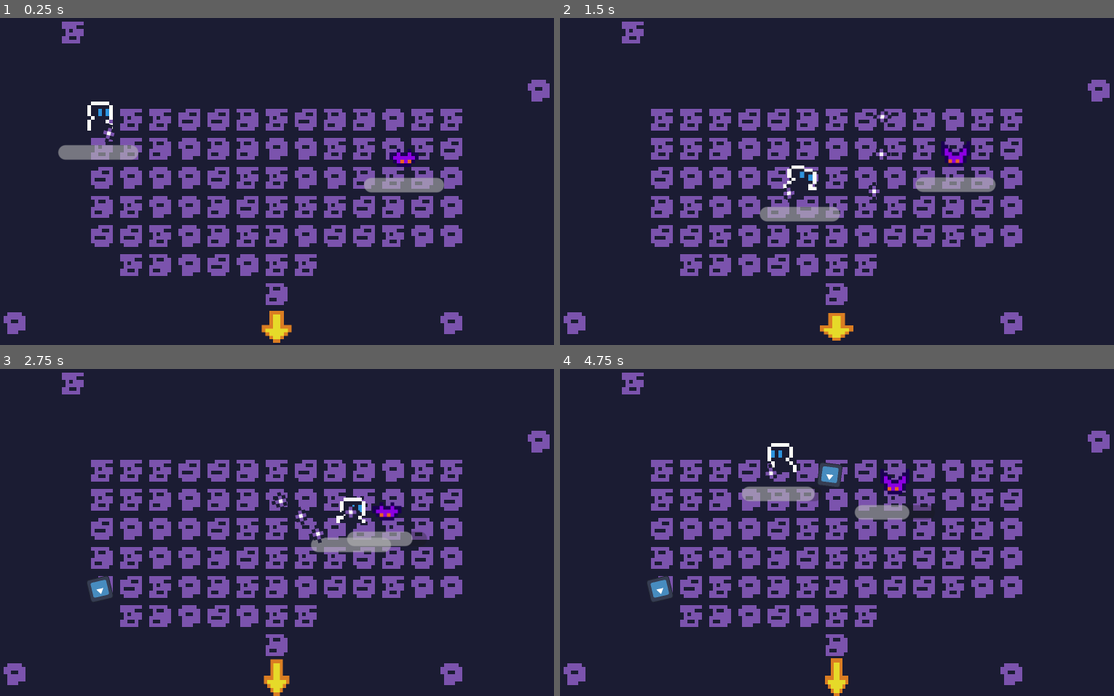
Above: before the commit, frames 1-4 (two rows, left to right).
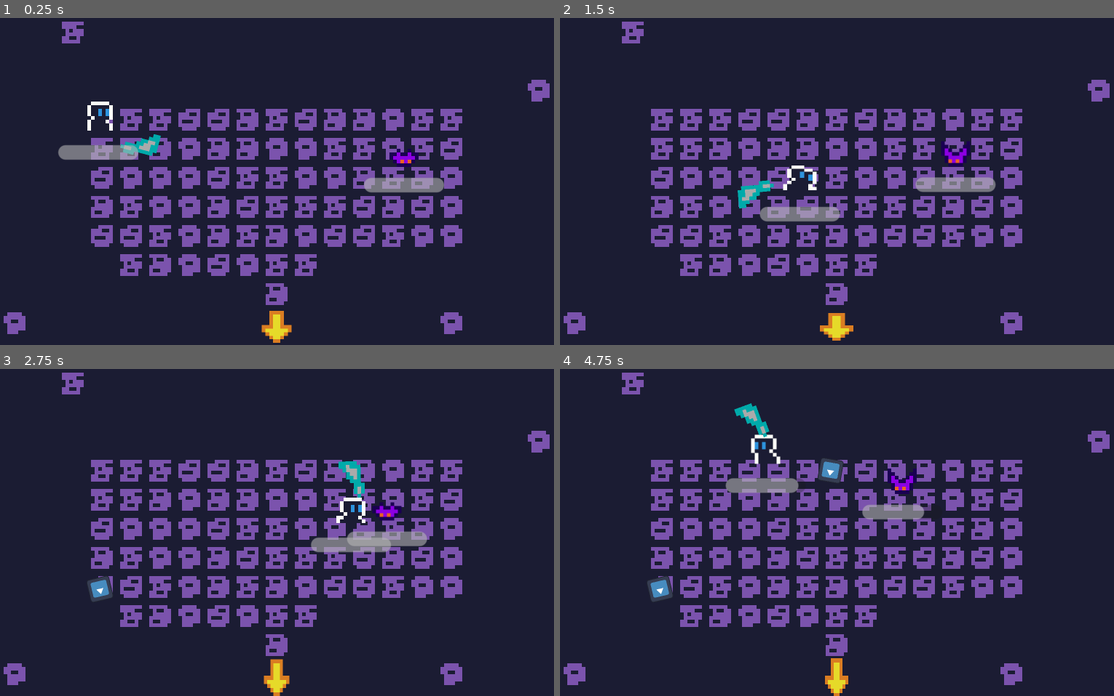
Above: after the commit, the same moments.

Repository: Renan-G-projec/DungeonWarrior
Game: Godot game, scene res://scenes/main.tscn
The game is run twice, just before and just after one commit, with the same random seed, the same clock (stepped at 60 frames per second) and the same inputs. The engine's default icon, where the game draws it, is replaced by a stand-in: a white triangle on a blue panel in a dark square.
Inputs (mouse positions are in pixels of both pictures, inside the frame that each line leads up to):
- Up to frame 1 (0.25 s): no input
- Up to frame 2 (1.5 s): tap Enter (ui_accept) at 0.5, 0.77 s; move the mouse to (981, 165) at 0.52 s; hold D (walk_right) 0.53-1.28 s; click (981, 165) at 0.6 s; tap Shift (dash) at 0.8, 1.35 s; move the mouse to (737, 197) at 1.27 s; hold Down (ui_down) from 1.28 s (still down)
- Up to frame 3 (2.75 s): tap Enter (ui_accept) at 1.52 s; click (177, 548) at 1.55 s; move the mouse to (349, 460) at 2.02 s; release Down (ui_down) at 2.03 s; hold D (walk_right) from 2.03 s (still down); tap E (Interact) at 2.1 s; click (349, 460) at 2.17 s; tap Shift (dash) at 2.3 s
- Up to frame 4 (4.75 s): move the mouse to (820, 597) at 2.77 s; release D (walk_right) at 2.78 s; hold Up (ui_up) 2.78-3.53 s; click (820, 597) at 2.85 s; tap Enter (ui_accept) at 3.02, 3.77, 4.52 s; move the mouse to (1025, 581) at 3.52 s; hold A (walk_left) from 3.53 s (still down); tap Shift (dash) at 3.6 s; click (1025, 581) at 3.67 s; move the mouse to (676, 483) at 4.27 s; tap Alt at 4.35 s; click (676, 483) at 4.55 s

The runs differ from the first frame. In frame 1, 0.3% of the frame differs, in the area x 18-30%, y 32-43%; in frame 2, 0.5%; in frame 3, 0.7%; in frame 4, 2.3%, in the area x 29-68%, y 10-46%.

Commit message:
feat: Added little knockback when hitting enemy with heavy weapons. AMDG

Diff:
--- a/features/player/player.gd
+++ b/features/player/player.gd
@@ -9,7 +9,15 @@
 @onready var pull: Pull = $Pull
 @onready var stun_component: StunComponent = $StunComponent
 
-@export var weapon: WeaponBase
+@export var weapon: WeaponBase:
+	set(new_weapon):
+		if weapon == new_weapon: return
+		if weapon:
+			weapon.attacked.disconnect(_on_weapon_attacked)
+		if new_weapon:
+			new_weapon.attacked.connect(_on_weapon_attacked)
+
+		weapon = new_weapon
 
 signal gameover()
 var _input_direction: Vector2
@@ -100,3 +108,6 @@
 	gameover.emit()
 
 	queue_free()
+
+func _on_weapon_attacked() -> void:
+	if weapon.is_heavy: dash_component.dash((global_position - get_global_mouse_position()).normalized() * 0.5)
--- a/features/weapons/bullet_weapon.gd
+++ b/features/weapons/bullet_weapon.gd
@@ -43,6 +43,8 @@
 	%ShootCooldown.start()
 	%FeelComponent.squash_animation($WeaponSprite, Vector2(0.3, 1.9), 0.32)
 
+	attacked.emit()
+
 func start_recharging() -> void:
 	if _is_recharging || ammo > 0: return
 	_is_recharging = true
--- a/features/weapons/melee_weapon.gd
+++ b/features/weapons/melee_weapon.gd
@@ -36,3 +36,4 @@
 	var body_health := body.get_node_or_null("HealthComponent") as HealthComponent
 	if body_health:
 		body_health.take_damage(damage, self)
+		attacked.emit()
--- a/features/weapons/melee_weapon.tscn
+++ b/features/weapons/melee_weapon.tscn
@@ -8,6 +8,7 @@
 
 [node name="MeleeWeapon" type="Node2D" unique_id=767143745]
 script = ExtResource("1_vgtof")
+is_heavy = true
 
 [node name="Sprite2D" type="Sprite2D" parent="." unique_id=1929118007]
 position = Vector2(12, 0)
--- a/features/weapons/weapon_base.gd
+++ b/features/weapons/weapon_base.gd
@@ -2,4 +2,6 @@
 @abstract class_name WeaponBase
 extends Node2D
 
+@export var is_heavy: bool = false
 @abstract func attack()
+signal attacked()
--- a/features/weapons/weapons/boomerang.gd
+++ b/features/weapons/weapons/boomerang.gd
@@ -25,6 +25,7 @@
 	boomerang_bullet.player_collected.connect(_on_player_collected_boomerang)
 	boomerang_bullet._player_ref = get_tree().get_first_node_in_group("player")
 
+	attacked.emit()
 	get_tree().root.add_child(boomerang_bullet)
 
 func _to_mouse() -> Vector2:
--- a/features/weapons/weapons/shooriken.gd
+++ b/features/weapons/weapons/shooriken.gd
@@ -18,6 +18,7 @@
 		instantiated_bullet.scale = Vector2(1.4, 0.6)
 		instantiated_bullet.create_tween().tween_property(instantiated_bullet, "scale", Vector2.ONE, min(0.4, 0.01 * bullet_velocity)).set_trans(Tween.TRANS_QUAD)
 
+	attacked.emit()
 	_is_on_cooldown = true
 	ammo -= 1
 	%ShootCooldown.start()
--- a/scenes/main.tscn
+++ b/scenes/main.tscn
@@ -3,7 +3,7 @@
 [ext_resource type="Script" uid="uid://dftg4lre5dobe" path="res://scenes/main.gd" id="1_o5qli"]
 [ext_resource type="PackedScene" uid="uid://dn1dfydjjjmu4" path="res://features/player/player.tscn" id="2_0wfyh"]
 [ext_resource type="PackedScene" uid="uid://hbugebch8c06" path="res://features/map/rooms/room_1.tscn" id="2_jyhfs"]
-[ext_resource type="PackedScene" uid="uid://j0ylr56ylcon" path="res://features/weapons/weapons/shooriken.tscn" id="4_tbgi4"]
+[ext_resource type="PackedScene" uid="uid://dn87535agm6jo" path="res://features/weapons/weapons/sword.tscn" id="4_jyhfs"]
 
 [node name="Main" type="Node2D" unique_id=450768612 node_paths=PackedStringArray("current_room")]
 script = ExtResource("1_o5qli")
@@ -14,8 +14,8 @@
 [node name="Player" parent="." unique_id=2017001837 node_paths=PackedStringArray("weapon") instance=ExtResource("2_0wfyh")]
 unique_name_in_owner = true
 position = Vector2(27, 31)
-weapon = NodePath("Shooriken")
+weapon = NodePath("sword")
 
-[node name="Shooriken" parent="Player" unique_id=148830378 instance=ExtResource("4_tbgi4")]
+[node name="sword" parent="Player" unique_id=767143745 instance=ExtResource("4_jyhfs")]
 
 [connection signal="gameover" from="Player" to="." method="_on_player_gameover"]
